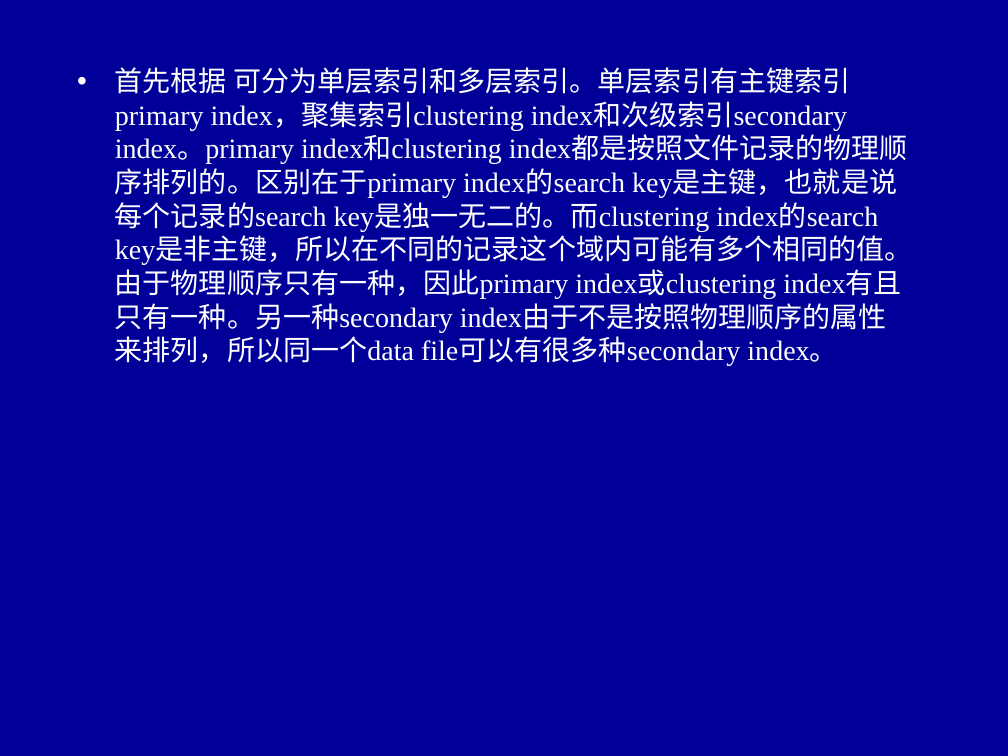
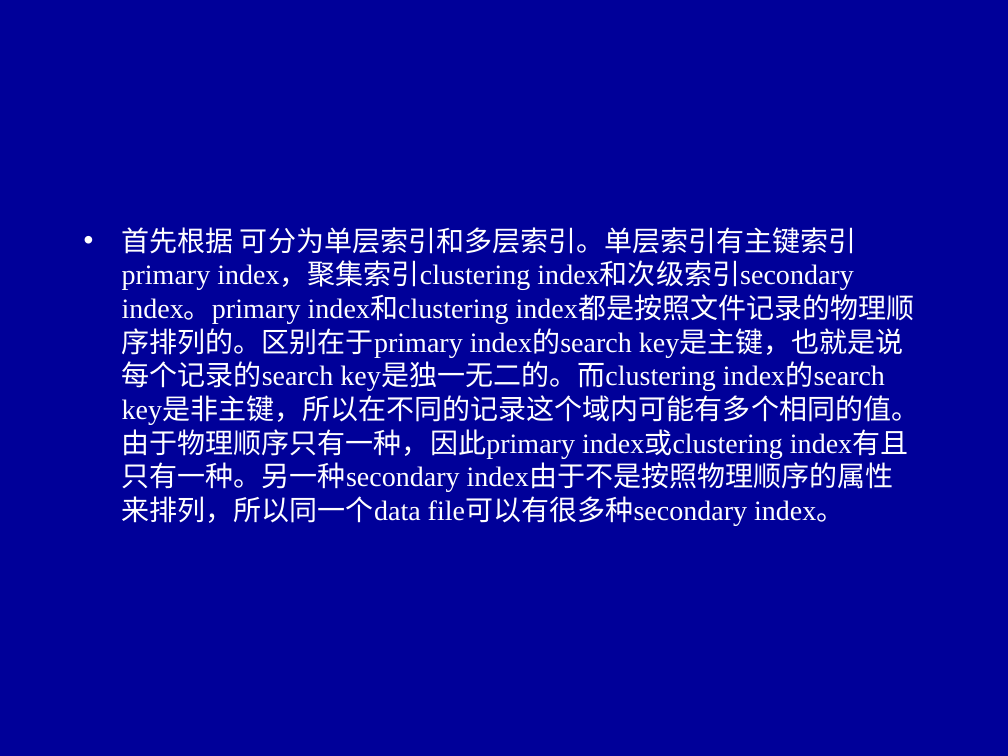
Before and after one commit to WenjunLi2004/SZU-Course, a slide deck: slide 52 of 大三上/数据库系统/PPT/12-INDEX.ppt. Drawn at 1008x756 pixels with LibreOffice and Linux fonts; fonts in the diff are those of the drawing. Boxes give left, top, right and bottom in pixels: in the first picture for what was removed or moved away, otherwise in the second. Text is boxed around its words. In the diff, an @@ line names an element or a change of style, - is before the commit and + after.

```diff
--- a/大三上/数据库系统/PPT/12-INDEX.ppt
+++ b/大三上/数据库系统/PPT/12-INDEX.ppt
@@ text "首先根据 可分为单层索引和多层索引。单层索引有主键索引primary index，聚集索引clustering inde ...": place and size @@
-text "首先根据 可分为单层索引和多层索引。单层索引有主键索引primary index，聚集索引clustering inde ..." at bbox=[115, 67, 913, 366]
+text "首先根据 可分为单层索引和多层索引。单层索引有主键索引primary index，聚集索引clustering inde ..." at bbox=[122, 227, 920, 525]
```
Also in this commit, not shown: 4 other slides changed, 30 other files.
